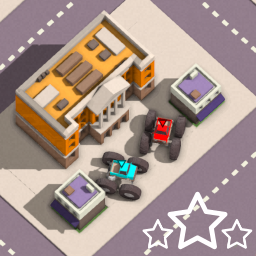
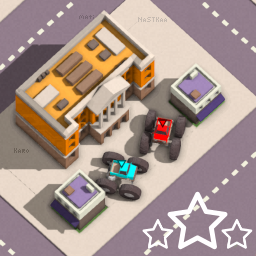
Layered file, before and after one edit (256 × 256). Changes by layer:
painted on "Background" over [14, 15, 167, 153]
